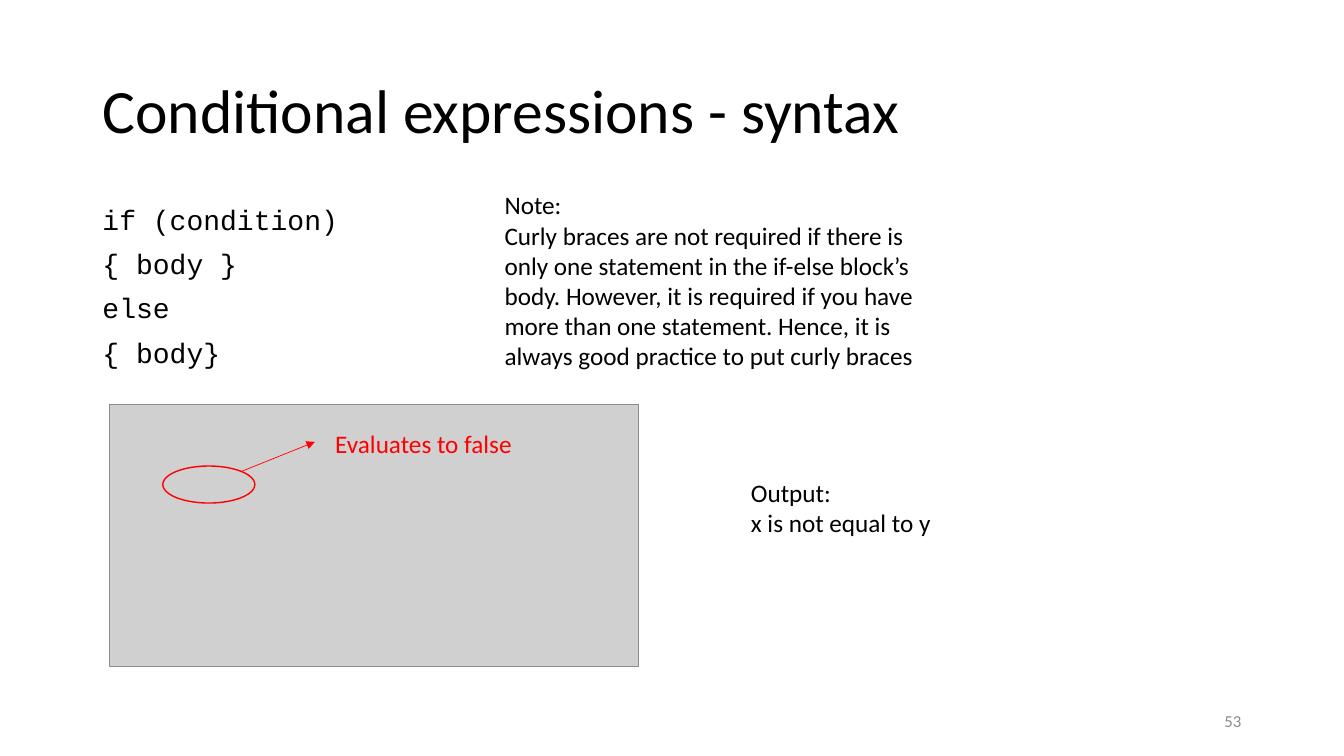
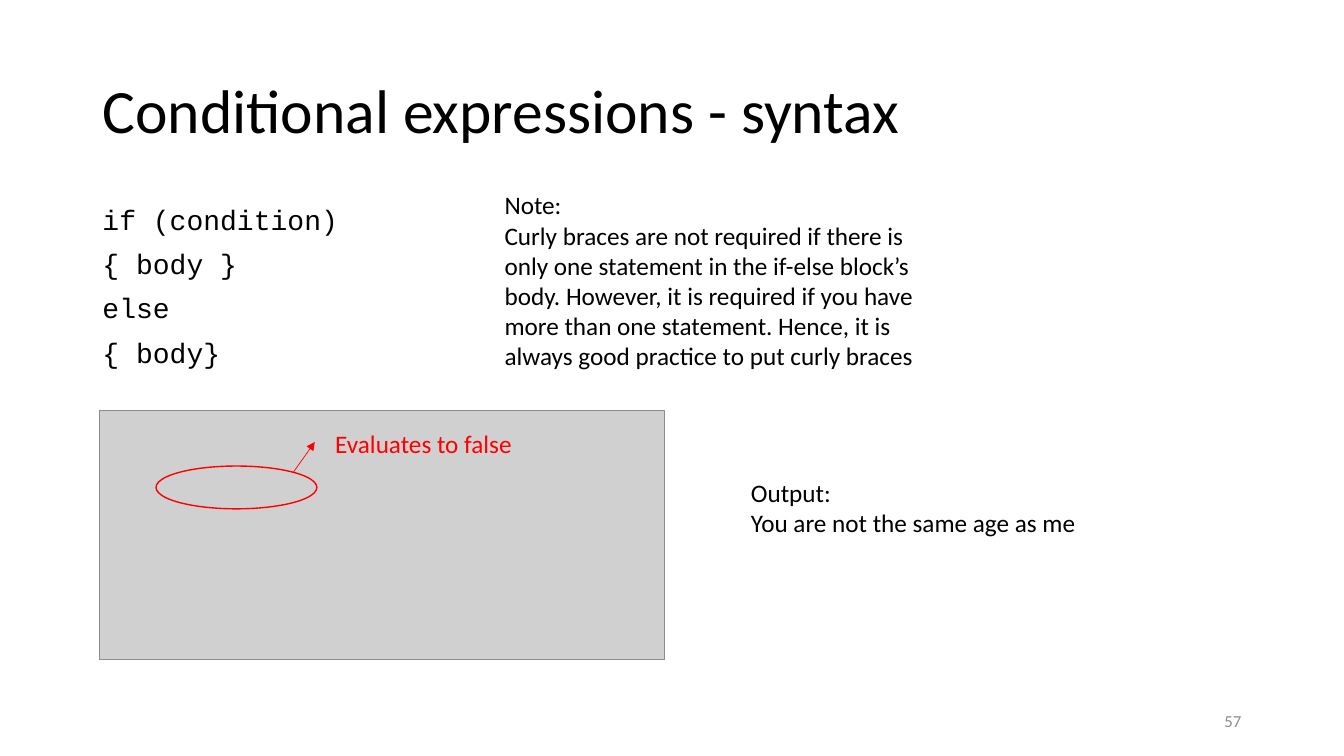
Before and after one commit to CodeIt-SADEAF/handout, a slide deck: slide 57 of Lesson1/L1_slides/L1_slides.pptx (slide 53 before the commit). Drawn at 1344x756 pixels with LibreOffice and Linux fonts; fonts in the diff are those of the drawing; grey boxes stand for pictures. Boxes give left, top, right and bottom in pixels: in the first picture for what was removed or moved away, otherwise in the second. Text is boxed around its words. In the diff, an @@ line names an element or a change of style, - is before the commit and + after.

```diff
--- a/Lesson1/L1_slides/L1_slides.pptx
+++ b/Lesson1/L1_slides/L1_slides.pptx
@@ picture: place and size @@
-picture at box(110, 404, 639, 666)
+picture at box(100, 410, 664, 659)
@@ arrow moved from (242, 472) - (315, 442) to (293, 473) - (315, 442) @@
@@ ellipse: place and size @@
-ellipse at box(163, 466, 255, 503)
+ellipse at box(156, 466, 318, 508)
@@ text at box(751, 514, 1075, 537): text changed @@
-x is not equal to y
+You are not the same age as me
@@ page number at box(1224, 716, 1241, 727): text changed @@
-53
+57
```
Also in this commit, not shown: 9 other slides changed, 7 slides added, 7 other files.
